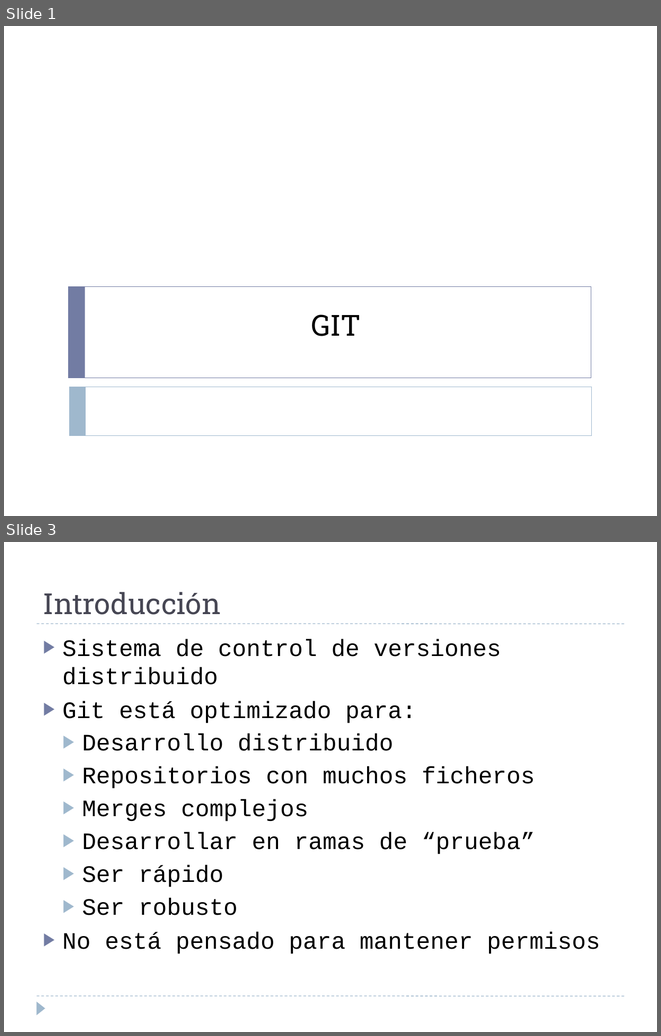
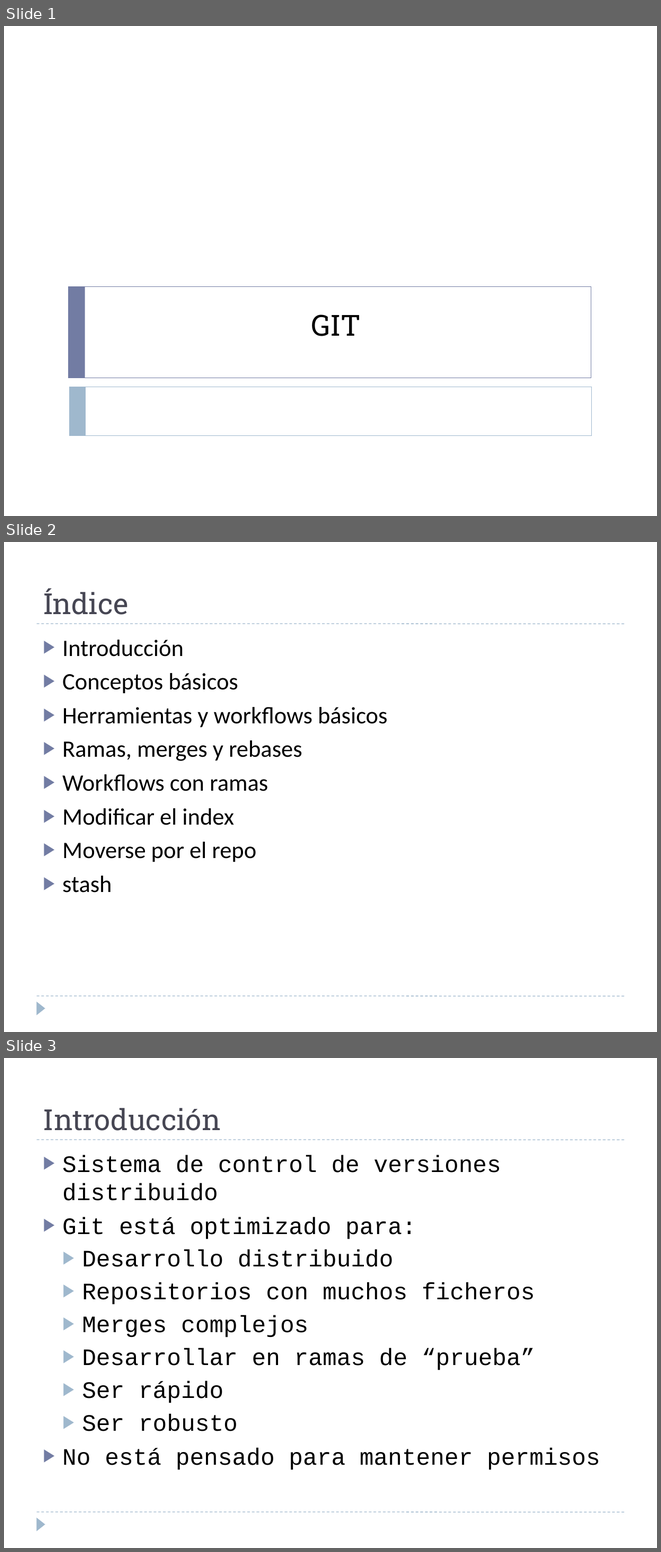
Before and after one commit to martina-if/curso_git, a slide deck: GIT.ppt. Shown one above the other, each under a label of ours: slides 1 and 3 before the commit, slides 1, 2 and 3 after it; the slides between them are not shown. The pictures are 661x1036 and 661x1552 pixels, drawn with LibreOffice and Linux fonts; fonts in the diff are those of the drawing. Boxes give left, top, right and bottom in pixels: in the first picture for what was removed or moved away, otherwise in the second. Text is boxed around its words. In the diff, an @@ line names an element or a change of style, - is before the commit and + after.

```diff
--- a/GIT.ppt
+++ b/GIT.ppt
@@ slide 2 added at bbox=[4, 542, 657, 1032], background #FFFFFF; not listed: 3 template elements that a slide beside it also shows @@
@@ text added at bbox=[43, 588, 129, 615], 32 pt, text #464653 @@
+Índice
@@ text added at bbox=[62, 640, 388, 892], 26 pt, text #000000 @@
+▶ Introducción
+▶ Conceptos básicos
+▶ Herramientas y workflows básicos
+▶ Ramas, merges y rebases
+▶ Workflows con ramas
+▶ Modificar el index
+▶ Moverse por el repo
+▶ stash
```
Also in this commit, not shown: 3 other slides added, 6 slides removed.
